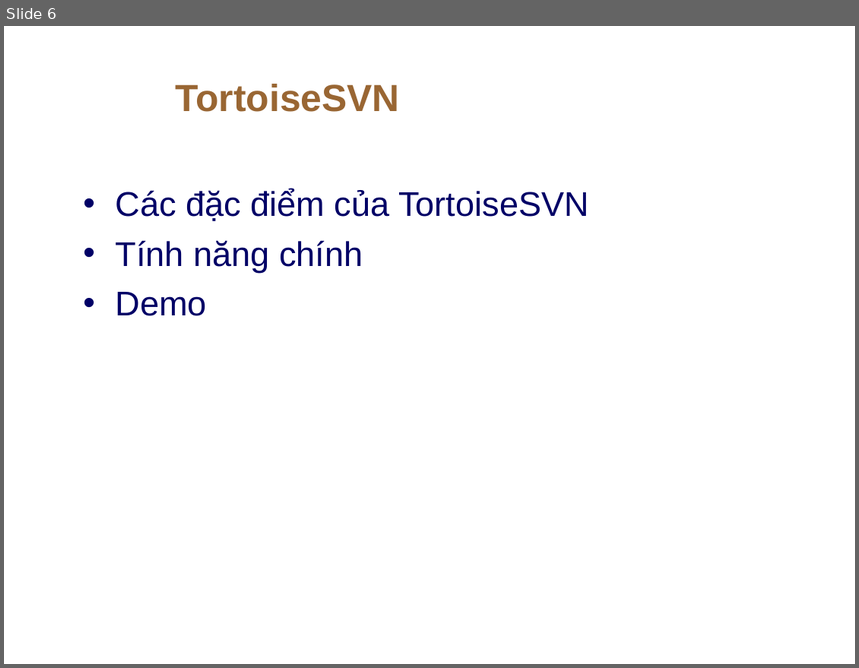
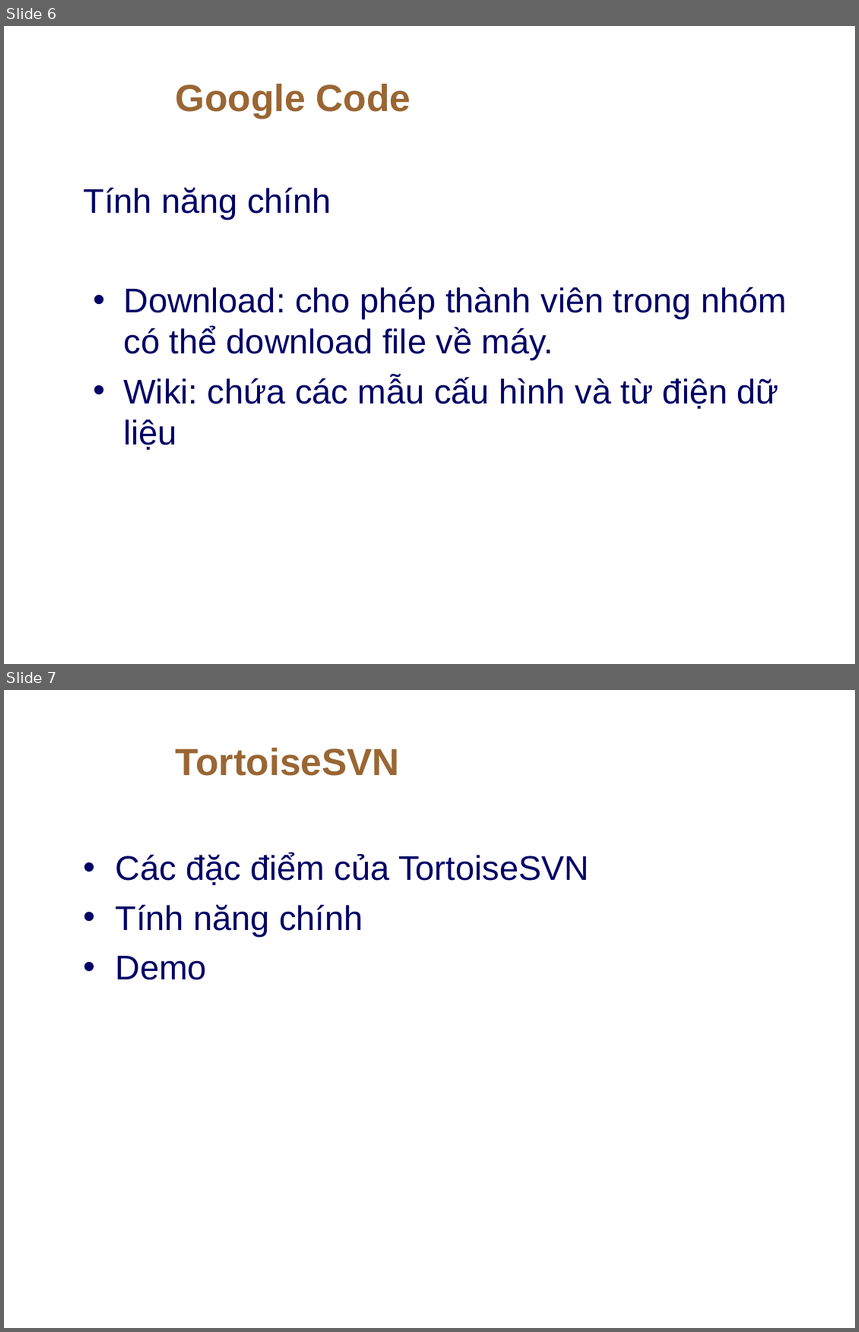
Before and after one commit to thanhphi0127/manager-configuration, a slide deck: doc/baitapso1/NHOM5_BAOCAO_BT1.ppt. Shown one above the other, each under a label of ours: slide 6 before the commit, slides 6 and 7 after it. The pictures are 859x668 and 859x1332 pixels, drawn with LibreOffice and Linux fonts; fonts in the diff are those of the drawing; background and template pictures are left out. Boxes give left, top, right and bottom in pixels: in the first picture for what was removed or moved away, otherwise in the second. Text is boxed around its words. In the diff, an @@ line names an element or a change of style, - is before the commit and + after.

Commit message:
Thêm phần mô tả Google Code và thêm slide

```diff
--- a/doc/baitapso1/NHOM5_BAOCAO_BT1.ppt
+++ b/doc/baitapso1/NHOM5_BAOCAO_BT1.ppt
@@ slide 6 added at [4,26,855,664], background picture (left out) @@
@@ title added at [176,84,411,119], 32 pt, text #996633, bold @@
+Google Code
@@ text added at [84,187,787,450], 29 pt, text #000066 @@
+Tính năng chính
+• Download: cho phép thành viên trong nhóm có thể download file về máy.
+• Wiki: chứa các mẫu cấu hình và từ điện dữ liệu
@@ what was slide 6 is now slide 7 @@
```
Also in this commit, not shown: 4 slides changed, 1 other slide added, 1 slide removed, 1 other file.
